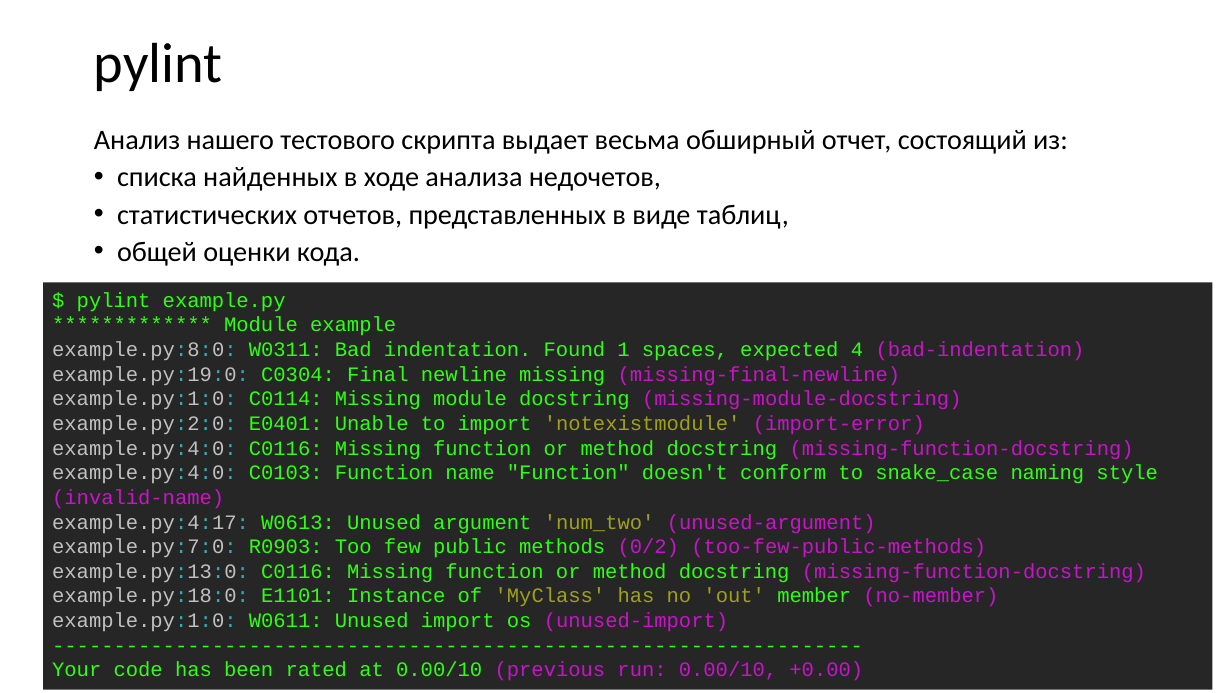
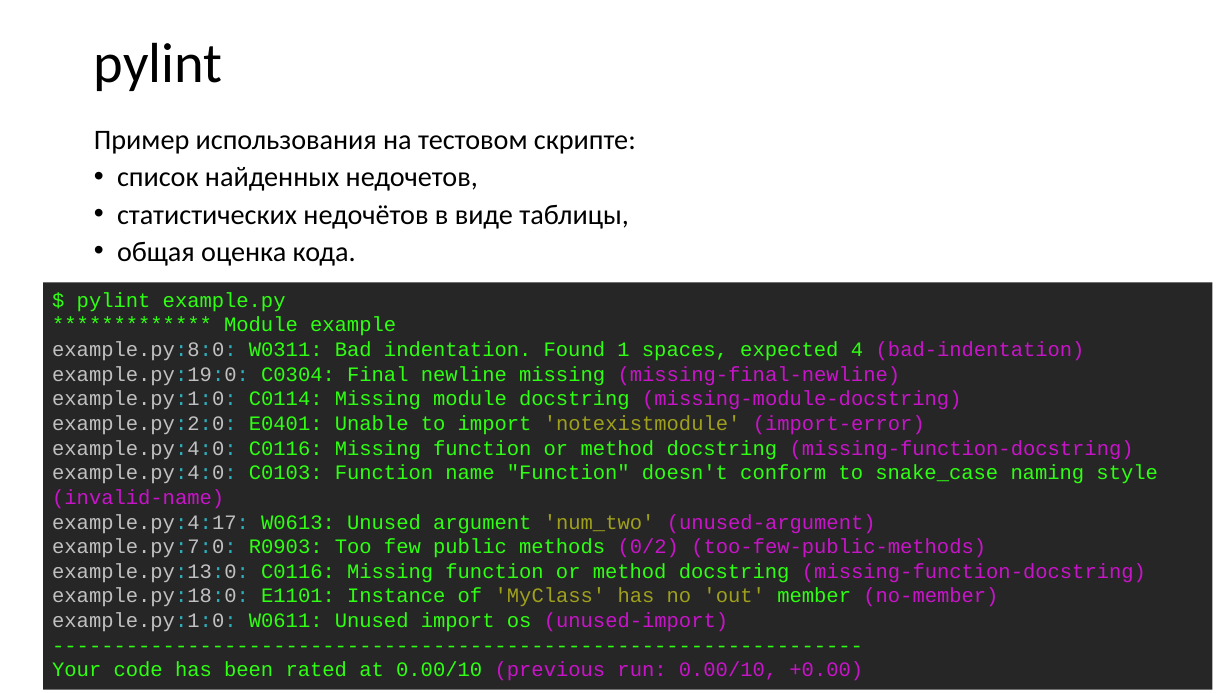
Before and after one commit to xtrueman/prog_instruments, a slide deck: slide 26 of presentations/StaticAnalysers.pptx (slide 25 before the commit). Drawn at 1232x693 pixels with LibreOffice and Linux fonts; fonts in the diff are those of the drawing. Boxes give left, top, right and bottom in pixels: in the first picture for what was removed or moved away, otherwise in the second. Text is boxed around its words. In the diff, an @@ line names an element or a change of style, - is before the commit and + after.

```diff
--- a/presentations/StaticAnalysers.pptx
+++ b/presentations/StaticAnalysers.pptx
@@ text at [94,131,636,266]: text changed @@
-Анализ нашего тестового скрипта выдает весьма обширный отчет, состоящий из:
-• списка найденных в ходе анализа недочетов,
-• статистических отчетов, представленных в виде таблиц,
-• общей оценки кода.
+Пример использования на тестовом скрипте:
+• список найденных недочетов,
+• статистических недочётов в виде таблицы,
+• общая оценка кода.
```
Also in this commit, not shown: 41 other slides changed, 12 slides added, 2 slides removed.
